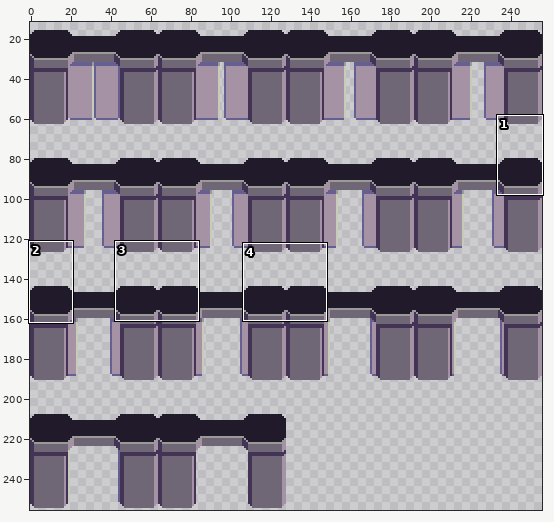
File history of a sprite sheet, assets/dustership_door/dustership_door.png. Above, an overview of the earlier version with the close-up marked.
Close-up. Before:
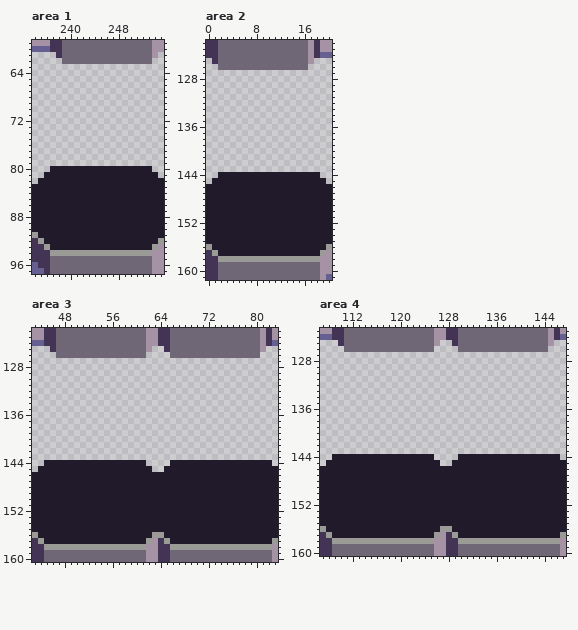
The file is 256x256 pixels. Shown: area 1: x 234..255, y 59..97; area 2: x 0..20, y 122..161; area 3: x 43..83, y 122..160; area 4: x 107..147, y 123..160. The wide view leaves out empty margins. The commit also changed other parts of the picture, which this record leaves out.
And afterwards:
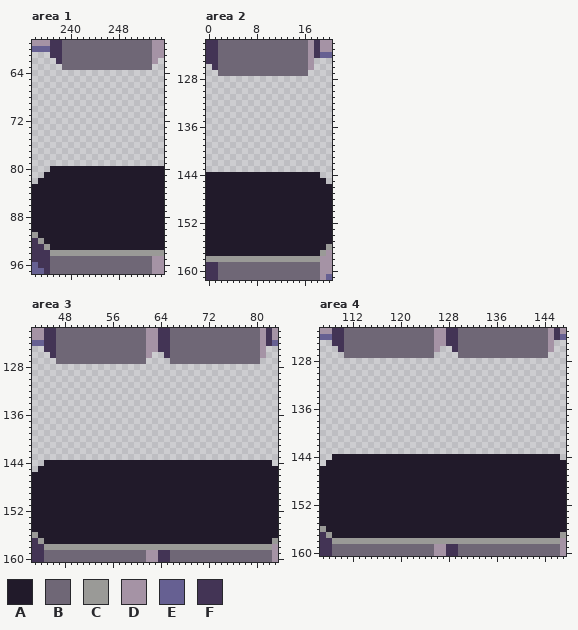
Palette (. is transparent): A #211a2a  B #6f6776  C #9a9a97  D #a593a5  E #666092  F #433455
Change:
Area 1:
The author put colour A in row 80 at x 254 to 255; in row 81 at x 255.
Colour C becomes colour A in row 92 at x 255; in row 93 at x 254.
Colour D becomes colour A in row 93 at x 255.
The author put colour B in row 63 at x 239 to 253.
Colour D becomes colour C in row 94 at x 254 to 255.
The author put colour D in row 61 at x 255; in row 62 at x 254.
The author put colour F in row 61 at x 237; in row 62 at x 238.
Area 2:
The author put colour A in row 144 at x 0 to 1; in row 145 at x 0.
Colour C becomes colour A in row 156 at x 0; in row 157 at x 1.
Colour F becomes colour A in row 157 at x 0.
The author put colour B in row 127 at x 2 to 16.
Colour F becomes colour C in row 158 at x 0 to 1.
The author put colour D in row 126 at x 17.
The author put colour F in row 125 at x 0; in row 126 at x 1.
Area 3:
The author put colour A in row 144 at x 62 to 65; in row 145 at x 63 to 64.
Colour C becomes colour A in row 156 at x 63 to 64; in row 157 at x 62 and 65.
Colour D becomes colour A in row 157 at x 63.
Colour F becomes colour A in row 157 at x 64.
The author put colour B in row 127 at x 47 to 61 and 66 to 80.
Colour D becomes colour C in row 158 at x 62 to 63.
Colour F becomes colour C in row 158 at x 64 to 65.
The author put colour D in row 125 at x 63; in row 126 at x 62 and 81.
The author put colour F in row 125 at x 45 and 64; in row 126 at x 46 and 65.
Area 4:
The author put colour A in row 144 at x 126 to 129; in row 145 at x 127 to 128.
Colour C becomes colour A in row 156 at x 127 to 128; in row 157 at x 126 and 129.
Colour D becomes colour A in row 157 at x 127.
Colour F becomes colour A in row 157 at x 128.
The author put colour B in row 127 at x 111 to 125 and 130 to 144.
Colour D becomes colour C in row 158 at x 126 to 127.
Colour F becomes colour C in row 158 at x 128 to 129.
The author put colour D in row 125 at x 127; in row 126 at x 126 and 145.
The author put colour F in row 125 at x 109 and 128; in row 126 at x 110 and 129.
